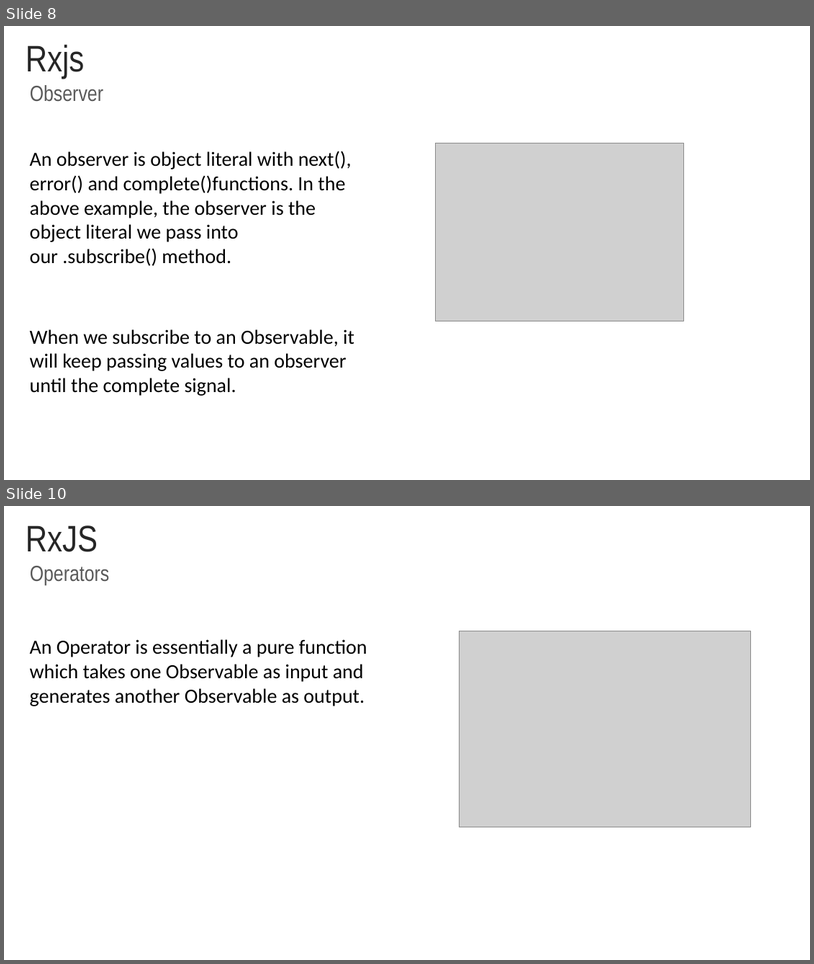
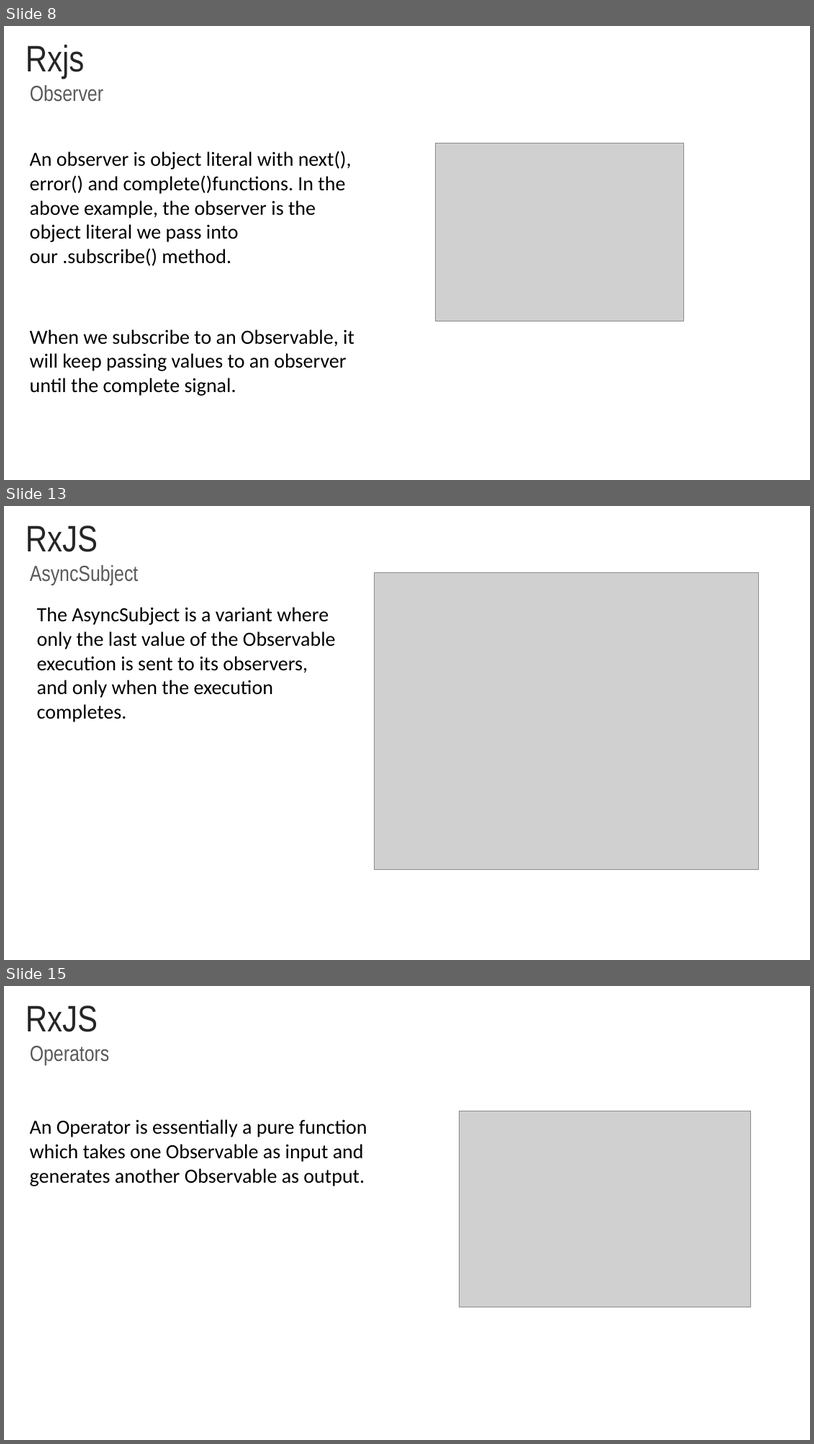
Before and after one commit to rached193/AngularWorkshop-20181116, a slide deck: 04_flow_events/04_flow_events.pptx. Shown one above the other, each under a label of ours: slides 8 and 10 before the commit, slides 8, 13 and 15 after it; the slides between them are not shown. The pictures are 814x964 and 814x1444 pixels, drawn with LibreOffice and Linux fonts; fonts in the diff are those of the drawing; grey boxes stand for pictures; background and template pictures are left out. Boxes give left, top, right and bottom in pixels: in the first picture for what was removed or moved away, otherwise in the second. Text is boxed around its words. In the diff, an @@ line names an element or a change of style, - is before the commit and + after.

```diff
--- a/04_flow_events/04_flow_events.pptx
+++ b/04_flow_events/04_flow_events.pptx
@@ slide 13 added at (x1=4, y1=506, x2=810, y2=960), background #FFFFFF @@
@@ title added at (x1=26, y1=525, x2=98, y2=552), 44 pt, text #262626 @@
+RxJS
@@ text added at (x1=30, y1=565, x2=139, y2=584), 26 pt, text #595959 @@
+AsyncSubject
@@ picture added at (x1=374, y1=572, x2=759, y2=869) @@
@@ text added at (x1=37, y1=607, x2=336, y2=722), 24 pt, text #000000 @@
+The AsyncSubject is a variant where only the last value of the Observable execution is sent to its observers, and only when the execution completes.
@@ what was slide 10 is now slide 15 @@
```
Also in this commit, not shown: 1 slide changed, 10 other slides added, 2 slides removed, 15 other files.
